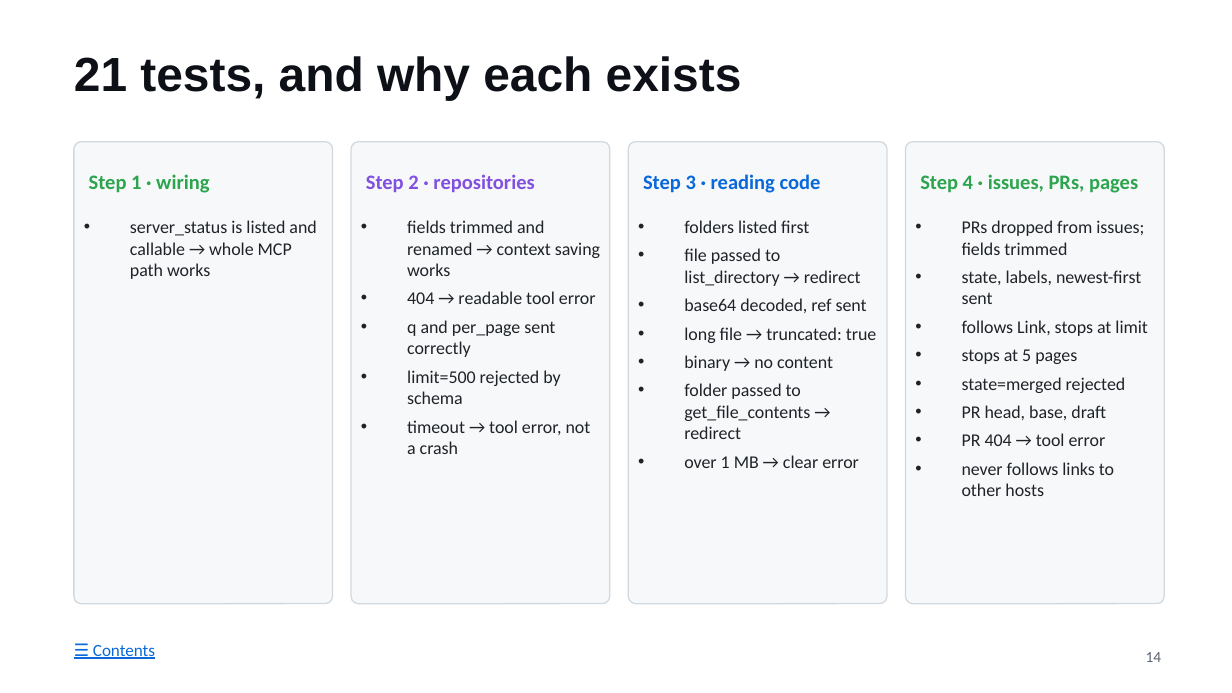
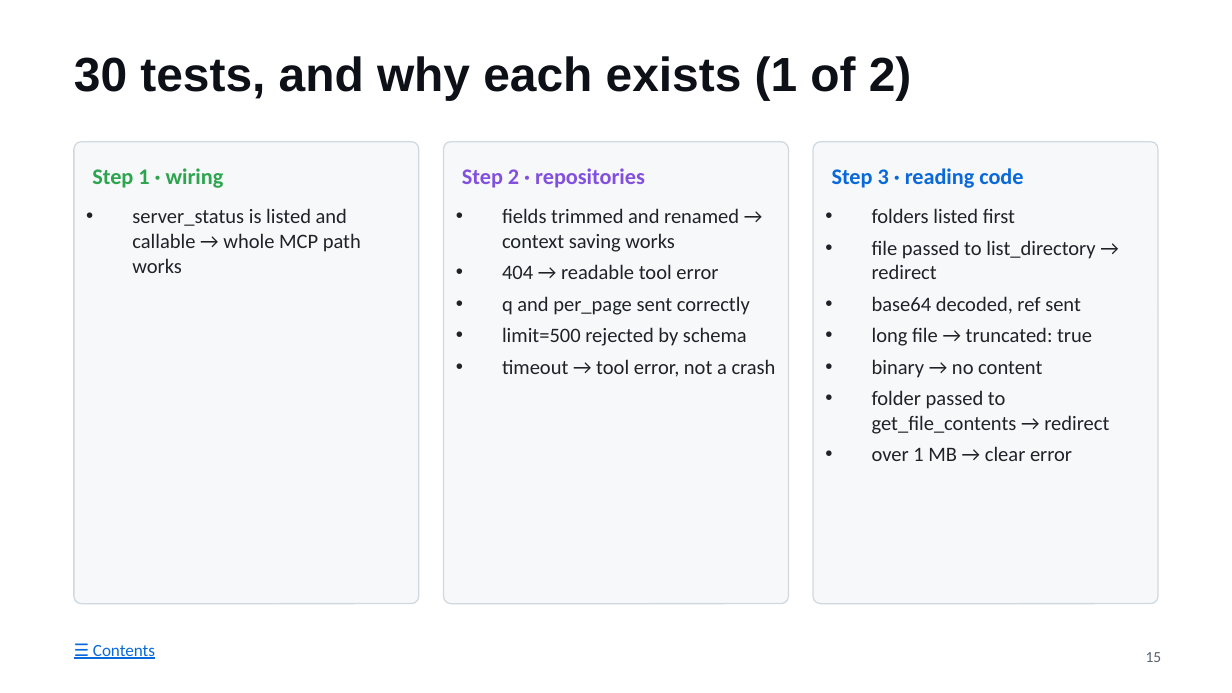
Before and after one commit to prasad976999/github-mcp-server, a slide deck: slide 15 of docs/STUDY-GUIDE.pptx (slide 14 before the commit). Drawn at 1232x693 pixels with LibreOffice and Linux fonts; fonts in the diff are those of the drawing. Boxes give left, top, right and bottom in pixels: in the first picture for what was removed or moved away, otherwise in the second. Text is boxed around its words. In the diff, an @@ line names an element or a change of style, - is before the commit and + after.

```diff
--- a/docs/STUDY-GUIDE.pptx
+++ b/docs/STUDY-GUIDE.pptx
@@ title at <box>74,56,912,100</box>: text changed @@
-21 tests, and why each exists
+30 tests, and why each exists (1 of 2)
@@ rounded rectangle: place and size @@
-rounded rectangle at <box>74,142,333,604</box>
+rounded rectangle at <box>74,142,419,604</box>
@@ proportions changed in 3 elements at <box>74,142,419,604</box>, <box>813,142,1158,604</box>, <box>444,142,788,604</box> @@
@@ rounded rectangle: place and size @@
-rounded rectangle at <box>351,142,610,604</box>
+rounded rectangle at <box>444,142,788,604</box>
@@ rounded rectangle removed at <box>628,142,887,604</box> @@
@@ rounded rectangle: place and size @@
-rounded rectangle at <box>906,142,1164,604</box>
+rounded rectangle at <box>813,142,1158,604</box>
@@ text "Step 2 · repositories": place and size @@
-text "Step 2 · repositories" at <box>366,174,534,192</box>
+text "Step 2 · repositories" at <box>462,168,645,188</box>
@@ size 12 to 13 pt in 3 elements at <box>92,168,224,188</box>, <box>462,168,645,188</box>, <box>832,168,1023,188</box> @@
@@ text "Step 3 · reading code": place and size @@
-text "Step 3 · reading code" at <box>643,174,821,193</box>
+text "Step 3 · reading code" at <box>832,168,1023,188</box>
@@ text removed at <box>920,174,1138,193</box> @@
-Step 4 · issues, PRs, pages
@@ text "server_status is listed and callable ...": place and size @@
-text "server_status is listed and callable ..." at <box>130,220,316,279</box>
+text "server_status is listed and callable ..." at <box>132,208,361,273</box>
@@ text "fields trimmed and renamed → ...": place and size @@
-text "fields trimmed and renamed → ..." at <box>407,220,600,454</box>
+text "fields trimmed and renamed → ..." at <box>502,208,776,377</box>
@@ size 10.5 to 12 pt in 3 elements at <box>132,208,361,273</box>, <box>502,208,776,377</box>, <box>872,208,1109,461</box> @@
@@ text "folders listed first": place and size @@
-text "folders listed first" at <box>684,220,877,468</box>
+text "folders listed first" at <box>872,208,1109,461</box>
@@ text removed at <box>962,220,1148,496</box> @@
-• PRs dropped from issues; fields trimmed
-• state, labels, newest-first sent
-• follows Link, stops at limit
-• stops at 5 pages
-• state=merged rejected
-• PR head, base, draft
-• PR 404 → tool error
-• never follows links to other hosts
@@ page number at <box>1146,652,1162,662</box>: text changed @@
-14
+15
```
Also in this commit, not shown: 41 other slides changed, 14 slides added, 9 other files.
